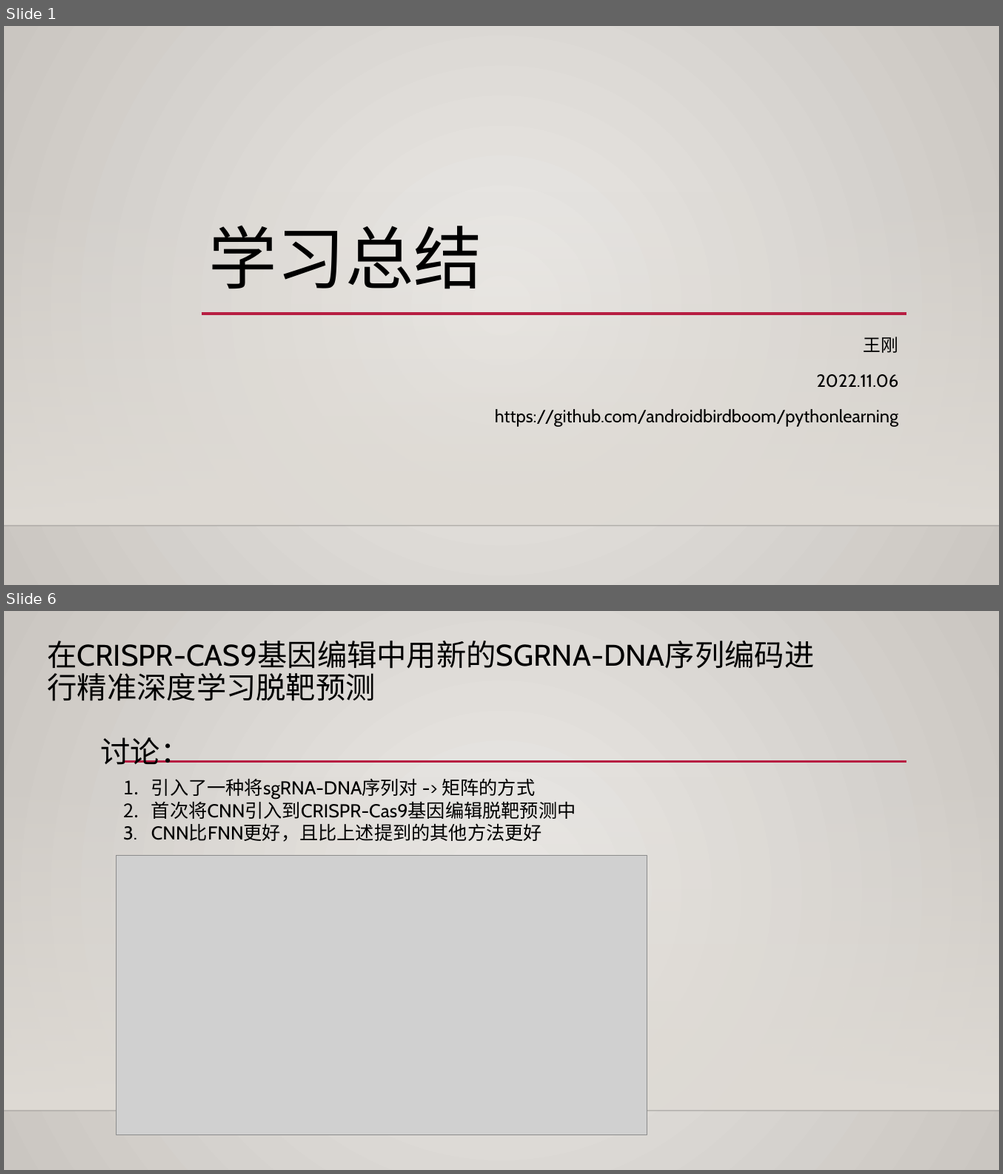
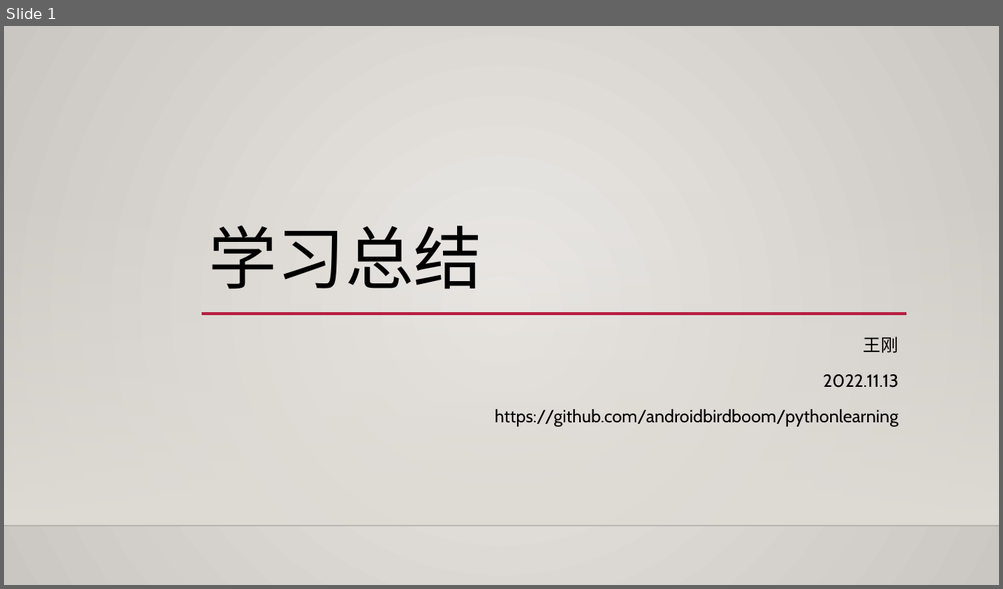
Before and after one commit to AndroidBirdBoom/pythonlearning, a slide deck: ppt/学习总结-20221113.pptx. Shown one above the other, each under a label of ours: slides 1 and 6 before the commit, slide 1 after it; the slides between them are not shown. The pictures are 1003x1174 and 1003x589 pixels, drawn with LibreOffice and Linux fonts; fonts in the diff are those of the drawing; grey boxes stand for pictures; background and template pictures are left out. Boxes give left, top, right and bottom in pixels: in the first picture for what was removed or moved away, otherwise in the second. Text is boxed around its words. In the diff, an @@ line names an element or a change of style, - is before the commit and + after.

```diff
--- a/ppt/学习总结-20221113.pptx
+++ b/ppt/学习总结-20221113.pptx
@@ slide 6 removed at [4, 611, 999, 1170], background gradient #ECEAE7 to #CAC7C1; not listed: 2 template elements that a slide beside it also shows @@
@@ title removed at [47, 641, 814, 765] @@
-在CRISPR-CAS9基因编辑中用新的SGRNA-DNA序列编码进行精准深度学习脱靶预测
-讨论：
@@ line removed from (122, 762) to (907, 762) @@
@@ text removed at [151, 779, 576, 842] @@
-1. 引入了一种将sgRNA-DNA序列对 -> 矩阵的方式
-2. 首次将CNN引入到CRISPR-Cas9基因编辑脱靶预测中
-3. CNN比FNN更好，且比上述提到的其他方法更好
@@ picture removed at [116, 856, 646, 1136] @@
@@ slide 1 changed as well @@
@@ subtitle at [822, 375, 898, 388]: text changed @@
-2022.11.06
+2022.11.13
```
Also in this commit, not shown: 2 other slides changed, 3 other slides removed, 8 other files.
